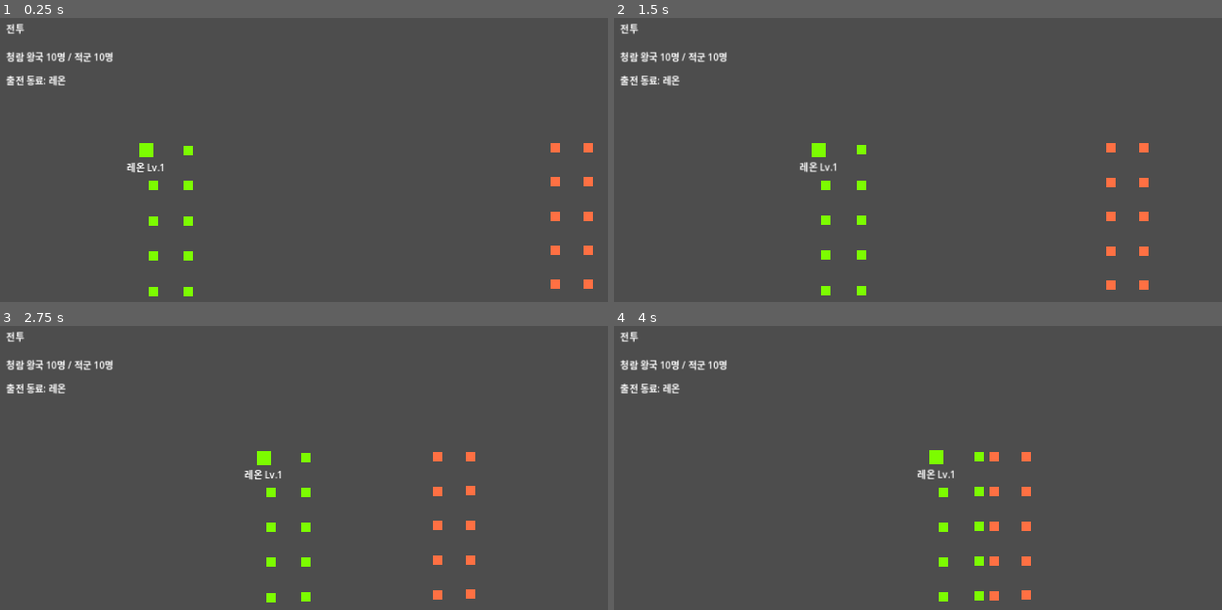
Above: before the commit, frames 1-4 (two rows, left to right).
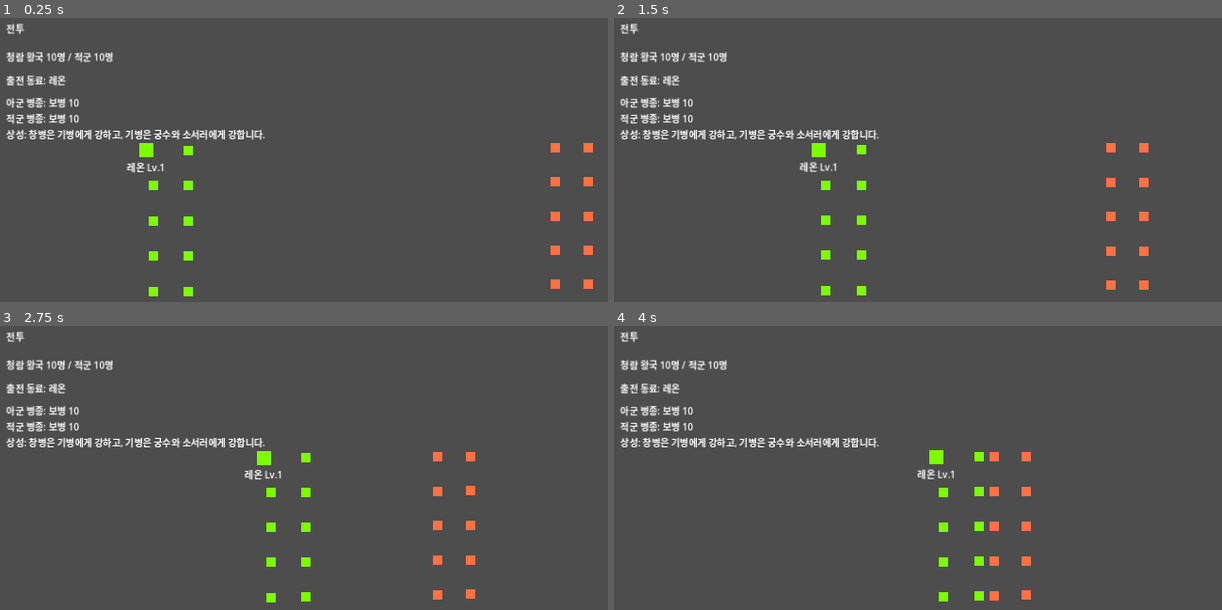
Above: after the commit, the same moments.

Repository: yogitobi31/season-of-warlords
Game: Godot game, scene res://scenes/Battle.tscn
Two runs of this game, one before a commit and one after it. Both use one fixed random seed, a clock stepped at 60 frames per second and the inputs below. This scene is started directly instead of the project's main scene.
Inputs:
- Up to frame 1 (0.25 s): no input
- Up to frame 2 (1.5 s): no input
- Up to frame 3 (2.75 s): no input
- Up to frame 4 (4 s): no input

The runs differ from the first frame. In frame 1, 1.3% of the frame differs, in the area x 0-44%, y 28-44%; in frame 2, 1.3%; in frame 3, 1.3%; in frame 4, 1.3%.

Commit message:
Expand early regions and add unit class combat foundation

Diff:
--- a/scripts/Battle.gd
+++ b/scripts/Battle.gd
@@ -1,6 +1,4 @@
 extends Node2D
-
-# 10 vs 10 자동전투를 실행하는 최소 전투 컨트롤러
 
 const UNITS_PER_TEAM: int = 10
 
@@ -9,6 +7,7 @@
 var result_label: Label
 var count_label: Label
 var companions_label: Label
+var class_info_label: Label
 var _battle_finished: bool = false
 
 func _ready() -> void:
@@ -35,6 +34,12 @@
 	companions_label.text = "출전 동료: 없음"
 	add_child(companions_label)
 
+	class_info_label = Label.new()
+	class_info_label.position = Vector2(20, 146)
+	class_info_label.size = Vector2(1240, 60)
+	class_info_label.text = "상성: 창병은 기병에게 강하고, 기병은 궁수와 소서러에게 강합니다."
+	add_child(class_info_label)
+
 func spawn_teams() -> void:
 	var joined_companions: Array = GameState.get_joined_companions()
 	var front_center_y: float = 360.0
@@ -42,6 +47,8 @@
 	var soldier_hp_bonus: float = GameState.get_soldier_hp_bonus()
 	var soldier_attack_bonus: float = GameState.get_soldier_attack_bonus()
 	var morale_bonus: float = GameState.get_army_morale_bonus()
+	var player_composition: Array[String] = GameState.get_player_composition()
+	var enemy_base_classes: Array[String] = GameState.get_region_enemy_classes(GameState.defense_region_id)
 	var companion_count: int = joined_companions.size()
 	if companion_count > UNITS_PER_TEAM:
 		companion_count = UNITS_PER_TEAM
@@ -49,6 +56,8 @@
 	for i: int in range(UNITS_PER_TEAM):
 		var p: Unit = Unit.new()
 		p.team = Unit.TEAM_PLAYER
+		var class_id: String = player_composition[i] if i < player_composition.size() else "infantry"
+		p.apply_class_stats(class_id)
 		if i < companion_count:
 			var companion: Dictionary = joined_companions[i]
 			p.is_companion = true
@@ -62,6 +71,7 @@
 		else:
 			p.max_hp += soldier_hp_bonus
 			p.attack_power += soldier_attack_bonus + morale_bonus
+		p.hp = p.max_hp
 		var lane: int = i % 5
 		var row: int = i / 5
 		var hero_offset: float = -12.0 if p.is_companion else 0.0
@@ -71,6 +81,9 @@
 
 		var e: Unit = Unit.new()
 		e.team = Unit.TEAM_ENEMY
+		var enemy_class_id: String = enemy_base_classes[i % enemy_base_classes.size()]
+		e.apply_class_stats(enemy_class_id)
+		e.hp = e.max_hp
 		var enemy_lane: int = i % 5
 		var enemy_row: int = i / 5
 		e.global_position = Vector2(1030 - enemy_row * 56, front_center_y - 125.0 + float(enemy_lane) * 58.0)
@@ -86,7 +99,6 @@
 	var level_bonus: int = level - 1
 	if level_bonus < 0:
 		level_bonus = 0
-
 	match companion_id:
 		"leon":
 			unit.max_hp += 40.0 + float(level_bonus) * 6.0
@@ -102,49 +114,53 @@
 func _process(delta: float) -> void:
 	if _battle_finished:
 		return
-
-	# 유효하지 않은 유닛 정리
 	player_units = _filter_alive(player_units)
 	enemy_units = _filter_alive(enemy_units)
 	update_battle_ui()
-
-	for unit: Unit in player_units:
+	for unit in player_units:
 		unit.tick_ai(delta, enemy_units)
-	for unit: Unit in enemy_units:
+	for unit in enemy_units:
 		unit.tick_ai(delta, player_units)
-
 	player_units = _filter_alive(player_units)
 	enemy_units = _filter_alive(enemy_units)
 	update_battle_ui()
-
 	if player_units.is_empty() or enemy_units.is_empty():
 		finish_battle(not player_units.is_empty())
 
 func update_battle_ui() -> void:
-	var player_count: int = player_units.size()
-	var enemy_count: int = enemy_units.size()
 	var player_name: String = GameState.get_faction_name(GameState.PLAYER_FACTION)
 	var enemy_name: String = "적군"
 	if GameState.defense_region_id != "":
 		enemy_name = GameState.get_faction_name(GameState.get_region_owner(GameState.defense_region_id))
-	count_label.text = "%s %d명 / %s %d명" % [player_name, player_count, enemy_name, enemy_count]
+	count_label.text = "%s %d명 / %s %d명" % [player_name, player_units.size(), enemy_name, enemy_units.size()]
+	class_info_label.text = "아군 병종: %s\n적군 병종: %s\n상성: 창병은 기병에게 강하고, 기병은 궁수와 소서러에게 강합니다." % [_format_class_counts(player_units), _format_class_counts(enemy_units)]
+
+func _format_class_counts(units: Array[Unit]) -> String:
+	var class_counts: Dictionary = {}
+	for unit in units:
+		var class_id: String = unit.unit_class
+		if not class_counts.has(class_id):
+			class_counts[class_id] = 0
+		class_counts[class_id] = int(class_counts[class_id]) + 1
+	var parts: Array[String] = []
+	for class_id in class_counts.keys():
+		var class_data: Dictionary = GameState.UNIT_CLASSES.get(class_id, {})
+		parts.append("%s %d" % [str(class_data.get("display_name", class_id)), int(class_counts[class_id])])
+	return ", ".join(parts)
 
 func _filter_alive(units: Array[Unit]) -> Array[Unit]:
 	var result: Array[Unit] = []
-	for u: Unit in units:
-		if u != null and is_instance_valid(u) and u.is_alive():
-			result.append(u)
+	for unit in units:
+		if unit != null and is_instance_valid(unit) and unit.is_alive():
+			result.append(unit)
 	return result
 
 func finish_battle(player_won: bool) -> void:
 	if _battle_finished:
 		return
 	_battle_finished = true
-
 	GameState.apply_battle_result(player_won)
 	result_label.text = GameState.last_battle_message
 	count_label.text = "전투 종료 - 월드맵으로 복귀합니다."
-
-	# 잠깐 결과를 보여준 뒤 월드맵으로 되돌아갑니다.
 	await get_tree().create_timer(1.8).timeout
 	get_tree().change_scene_to_file("res://scenes/WorldMap.tscn")
--- a/scripts/GameState.gd
+++ b/scripts/GameState.gd
@@ -47,6 +47,7 @@
 var barracks_level: int = 1
 var training_ground_level: int = 0
 var lodging_level: int = 0
+var unlocked_unit_classes: Array[String] = ["infantry"]
 
 # 기본 성채 데이터 (MVP)
 var fortress_data: Dictionary = {
@@ -65,6 +66,16 @@
 var defense_region_id: String = ""
 var last_battle_result: String = ""
 var last_battle_message: String = ""
+
+const UNIT_CLASSES: Dictionary = {
+	"infantry": {"display_name": "보병", "max_hp": 100.0, "attack": 12.0, "move_speed": 80.0, "attack_range": 26.0, "role": "균형형 전열", "strengths": "특화 없음", "weaknesses": "전문화된 상성 대응 부족"},
+	"spearman": {"display_name": "창병", "max_hp": 92.0, "attack": 12.5, "move_speed": 82.0, "attack_range": 28.0, "role": "대기병 대응", "strengths": "기병에게 강함", "weaknesses": "방패보병 상대로 장기전 약세"},
+	"shieldbearer": {"display_name": "방패보병", "max_hp": 128.0, "attack": 9.5, "move_speed": 68.0, "attack_range": 24.0, "role": "탱커", "strengths": "궁수 피해 감소", "weaknesses": "마법에 취약"},
+	"cavalry": {"display_name": "기병", "max_hp": 104.0, "attack": 13.5, "move_speed": 112.0, "attack_range": 24.0, "role": "돌격", "strengths": "궁수/소서러 견제", "weaknesses": "창병에게 취약"},
+	"archer": {"display_name": "궁수", "max_hp": 78.0, "attack": 11.5, "move_speed": 78.0, "attack_range": 120.0, "role": "원거리 화력", "strengths": "안전한 견제", "weaknesses": "기병에게 취약"},
+	"cleric": {"display_name": "성직자", "max_hp": 86.0, "attack": 7.0, "move_speed": 76.0, "attack_range": 72.0, "role": "지원", "strengths": "사기/회복 지원", "weaknesses": "화력 부족"},
+	"sorcerer": {"display_name": "소서러", "max_hp": 74.0, "attack": 15.0, "move_speed": 74.0, "attack_range": 96.0, "role": "마법 화력", "strengths": "방패보병/밀집대형 대응", "weaknesses": "기병에게 취약"}
+}
 
 func _ready() -> void:
 	initialize_regions()
@@ -87,6 +98,7 @@
 	barracks_level = 1
 	training_ground_level = 0
 	lodging_level = 0
+	unlocked_unit_classes = ["infantry"]
 
 func initialize_companions() -> void:
 	companions = {
@@ -217,6 +229,61 @@
 	attack_region_id = ""
 	defense_region_id = ""
 
+
+func is_unit_class_unlocked(class_id: String) -> bool:
+	return unlocked_unit_classes.has(class_id)
+
+func unlock_unit_class(class_id: String) -> bool:
+	if not UNIT_CLASSES.has(class_id):
+		return false
+	if unlocked_unit_classes.has(class_id):
+		return false
+	unlocked_unit_classes.append(class_id)
+	return true
+
+func get_player_composition() -> Array[String]:
+	var composition: Array[String] = []
+	for i: int in range(6):
+		composition.append("infantry")
+	if is_unit_class_unlocked("spearman"):
+		composition.append("spearman")
+		composition.append("spearman")
+	if is_unit_class_unlocked("shieldbearer"):
+		composition.append("shieldbearer")
+		composition.append("shieldbearer")
+	while composition.size() < 10:
+		composition.append("infantry")
+	if composition.size() > 10:
+		var trimmed: Array[String] = []
+		for i: int in range(10):
+			trimmed.append(composition[i])
+		composition = trimmed
+	return composition
+
+func get_region_enemy_classes(region_id: String) -> Array[String]:
+	var fallback: Array[String] = ["infantry"]
+	if not regions.has(region_id):
+		return fallback
+	var region_data: Dictionary = regions[region_id]
+	if region_data.has("expected_enemy_classes"):
+		var classes: Array[String] = []
+		for class_variant: Variant in region_data.get("expected_enemy_classes", []):
+			classes.append(str(class_variant))
+		if not classes.is_empty():
+			return classes
+	var encounter_type: String = str(region_data.get("encounter_type", ""))
+	match encounter_type:
+		"bandit":
+			return ["infantry", "infantry"]
+		"beast":
+			return ["cavalry", "infantry"]
+		"crimson_scout":
+			return ["infantry", "archer"]
+		"fortress":
+			return ["infantry", "shieldbearer", "archer"]
+		_:
+			return fallback
+
 func get_region_owner(region_id: String) -> int:
 	return ownership.get(region_id, -1)
 
@@ -345,6 +412,11 @@
 		queue_story_event_by_region(defense_region_id)
 		if has_pending_story_event():
 			messages.append("새로운 동료 이벤트가 발생했습니다.")
+		var unlocked_messages: Array[String] = []
+		var unlock_class_id: String = str(regions[defense_region_id].get("unlock_class", ""))
+		if unlock_class_id != "" and unlock_unit_class(unlock_class_id):
+			var class_data: Dictionary = UNIT_CLASSES.get(unlock_class_id, {})
+			unlocked_messages.append("신규 병종 해금: %s" % str(class_data.get("display_name", unlock_class_id)))
 		var reward_text: String = "보상: Gold %d / 재료 %d / 명성 %d / 동료 EXP %d" % [
 			int(rewards.get("gold", 0)),
 			int(rewards.get("materials", 0)),
@@ -352,6 +424,7 @@
 			int(rewards.get("companion_exp", COMPANION_EXP_PER_WIN))
 		]
 		messages.append(reward_text)
+		messages.append_array(unlocked_messages)
 		messages.append_array(grant_companion_exp_on_victory(int(rewards.get("companion_exp", COMPANION_EXP_PER_WIN))))
 		last_battle_message = "\n".join(messages)
 	else:
--- a/scripts/RegionData.gd
+++ b/scripts/RegionData.gd
@@ -1,28 +1,23 @@
 extends RefCounted
 class_name RegionData
 
-# MVP용 고정 지역 데이터입니다.
-# id: 고유 식별자
-# name: 표시 이름
-# owner: 초기 소유 세력
-# pos: 월드맵에서의 표시 좌표
-# adjacent: 인접 지역 목록
-#
-# 세계관 기준:
-# - 삼국지 지명이 아니라 중세 판타지 변경 영지/성채/항구/산맥 분위기를 사용합니다.
-# - 삼국지3는 세력 운영 참고작이고, 실제 컨셉 비중은 퍼스트퀸4식 실시간 부대 전투에 더 가깝습니다.
-
 static func get_regions() -> Dictionary:
 	return {
-		"r1": {"name": "청람 성채", "owner": 0, "pos": Vector2(220, 180), "adjacent": ["r2", "r4"], "danger": "낮음", "recommended": "기본 병력", "reward": {"gold": 40, "materials": 10, "renown": 0, "companion_exp": 20}},
-		"r2": {"name": "북부 감시요새", "owner": 1, "pos": Vector2(460, 160), "adjacent": ["r1", "r3", "r5", "s1"], "danger": "보통", "recommended": "병영 Lv.2", "reward": {"gold": 90, "materials": 25, "renown": 8, "companion_exp": 35}},
-		"r3": {"name": "서리숲 관문", "owner": 1, "pos": Vector2(730, 210), "adjacent": ["r2", "r6", "s3"], "danger": "높음", "recommended": "훈련장 Lv.2", "reward": {"gold": 100, "materials": 30, "renown": 12, "companion_exp": 40}},
-		"r4": {"name": "서부 협곡로", "owner": 0, "pos": Vector2(290, 410), "adjacent": ["r1", "r5", "r7", "s2"], "danger": "보통", "recommended": "병영 Lv.2", "reward": {"gold": 70, "materials": 20, "renown": 4, "companion_exp": 30}},
-		"r5": {"name": "중앙 평원", "owner": 2, "pos": Vector2(560, 390), "adjacent": ["r2", "r4", "r6", "r8"], "danger": "높음", "recommended": "병영 Lv.2 + 훈련장 Lv.2", "reward": {"gold": 120, "materials": 35, "renown": 10, "companion_exp": 45}},
-		"r6": {"name": "남해 항구", "owner": 2, "pos": Vector2(860, 390), "adjacent": ["r3", "r5"], "danger": "높음", "recommended": "훈련장 Lv.2", "reward": {"gold": 110, "materials": 28, "renown": 9, "companion_exp": 42}},
-		"r7": {"name": "고대 유적지", "owner": 0, "pos": Vector2(240, 610), "adjacent": ["r4", "r8"], "danger": "보통", "recommended": "숙소 Lv.1", "reward": {"gold": 80, "materials": 18, "renown": 5, "companion_exp": 30}},
-		"r8": {"name": "녹림 산맥", "owner": 2, "pos": Vector2(540, 610), "adjacent": ["r5", "r7"], "danger": "높음", "recommended": "병영 Lv.2 + 숙소 Lv.2", "reward": {"gold": 130, "materials": 40, "renown": 13, "companion_exp": 48}},
-		"s1": {"name": "버려진 광산", "owner": 1, "pos": Vector2(430, 40), "adjacent": ["r2"], "danger": "낮음", "recommended": "기본 병력", "reward": {"gold": 30, "materials": 55, "renown": 2, "companion_exp": 20}},
-		"s2": {"name": "난민 수레길", "owner": 2, "pos": Vector2(120, 470), "adjacent": ["r4"], "danger": "낮음", "recommended": "숙소 Lv.1", "reward": {"gold": 35, "materials": 12, "renown": 18, "companion_exp": 22}},
-		"s3": {"name": "늑대 숲", "owner": 2, "pos": Vector2(930, 220), "adjacent": ["r3"], "danger": "보통", "recommended": "훈련장 Lv.1", "reward": {"gold": 85, "materials": 16, "renown": 6, "companion_exp": 34}}
+		"r1": {"name": "청람 성채", "owner": 0, "pos": Vector2(220, 180), "adjacent": ["t1", "t2", "t3", "t4", "t5", "r2", "r4"], "danger": "낮음", "recommended": "기본 병력", "encounter_type": "castle", "expected_enemy_classes": ["infantry"], "reward_preview": "거점 정비", "reward": {"gold": 40, "materials": 10, "renown": 0, "companion_exp": 20}},
+		"t1": {"name": "낡은 훈련장", "owner": 1, "pos": Vector2(335, 120), "adjacent": ["r1", "t2", "t6"], "danger": "매우 낮음", "recommended": "기본 병력 / 훈련", "encounter_type": "training", "expected_enemy_classes": ["infantry"], "reward_preview": "소량 Gold + 동료 EXP, 창병 해금", "unlock_class": "spearman", "reward": {"gold": 35, "materials": 8, "renown": 1, "companion_exp": 24}},
+		"t2": {"name": "버려진 농가", "owner": 2, "pos": Vector2(360, 235), "adjacent": ["r1", "t1", "t4", "r2"], "danger": "낮음", "recommended": "기본 병력", "encounter_type": "bandit", "expected_enemy_classes": ["infantry"], "reward_preview": "Gold + 보급", "reward": {"gold": 45, "materials": 10, "renown": 2, "companion_exp": 22}},
+		"t3": {"name": "무너진 초소", "owner": 1, "pos": Vector2(250, 70), "adjacent": ["r1", "t1", "r2"], "danger": "낮음", "recommended": "기본 병력 + 전열 유지", "encounter_type": "frontier", "expected_enemy_classes": ["infantry", "archer"], "reward_preview": "재료 + 방패보병 해금", "unlock_class": "shieldbearer", "reward": {"gold": 30, "materials": 28, "renown": 2, "companion_exp": 20}},
+		"t4": {"name": "들개 숲길", "owner": 2, "pos": Vector2(245, 275), "adjacent": ["r1", "t2", "t5", "r4"], "danger": "낮음", "recommended": "훈련장 Lv.1", "encounter_type": "beast", "expected_enemy_classes": ["cavalry", "infantry"], "reward_preview": "보급 + 경험치", "reward": {"gold": 28, "materials": 12, "renown": 2, "companion_exp": 28}},
+		"t5": {"name": "난민 야영지", "owner": 0, "pos": Vector2(145, 300), "adjacent": ["r1", "t4", "r4"], "danger": "이벤트", "recommended": "보급 여유 확보", "encounter_type": "quest", "expected_enemy_classes": ["infantry"], "reward_preview": "명성 + 후속 클레릭 단서", "reward": {"gold": 18, "materials": 8, "renown": 10, "companion_exp": 16}},
+		"t6": {"name": "붉은 깃발 정찰대", "owner": 1, "pos": Vector2(420, 105), "adjacent": ["t1", "r2"], "danger": "보통", "recommended": "창병/방패보병 1개 이상", "encounter_type": "crimson_scout", "expected_enemy_classes": ["infantry", "archer"], "reward_preview": "Gold + 재료 + 명성", "reward": {"gold": 62, "materials": 20, "renown": 6, "companion_exp": 30}},
+		"r2": {"name": "북부 감시요새", "owner": 1, "pos": Vector2(460, 160), "adjacent": ["r1", "t2", "t3", "t6", "r3", "r5", "s1"], "danger": "보통", "recommended": "병영 Lv.2 / 방패보병 준비", "encounter_type": "fortress", "expected_enemy_classes": ["infantry", "shieldbearer", "archer"], "reward_preview": "가론 합류 이벤트", "reward": {"gold": 90, "materials": 25, "renown": 8, "companion_exp": 35}},
+		"r3": {"name": "서리숲 관문", "owner": 1, "pos": Vector2(730, 210), "adjacent": ["r2", "r6", "s3"], "danger": "높음", "recommended": "훈련장 Lv.2", "encounter_type": "frontier", "expected_enemy_classes": ["archer", "infantry"], "reward": {"gold": 100, "materials": 30, "renown": 12, "companion_exp": 40}},
+		"r4": {"name": "서부 협곡로", "owner": 0, "pos": Vector2(290, 410), "adjacent": ["r1", "t4", "t5", "r5", "r7", "s2"], "danger": "보통", "recommended": "병영 Lv.2", "encounter_type": "frontier", "expected_enemy_classes": ["infantry"], "reward": {"gold": 70, "materials": 20, "renown": 4, "companion_exp": 30}},
+		"r5": {"name": "중앙 평원", "owner": 2, "pos": Vector2(560, 390), "adjacent": ["r2", "r4", "r6", "r8"], "danger": "높음", "recommended": "병영 Lv.2 + 훈련장 Lv.2", "encounter_type": "field", "expected_enemy_classes": ["infantry", "cavalry"], "reward": {"gold": 120, "materials": 35, "renown": 10, "companion_exp": 45}},
+		"r6": {"name": "남해 항구", "owner": 2, "pos": Vector2(860, 390), "adjacent": ["r3", "r5"], "danger": "높음", "recommended": "훈련장 Lv.2", "encounter_type": "coast", "expected_enemy_classes": ["infantry", "archer"], "reward": {"gold": 110, "materials": 28, "renown": 9, "companion_exp": 42}},
+		"r7": {"name": "고대 유적지", "owner": 0, "pos": Vector2(240, 610), "adjacent": ["r4", "r8"], "danger": "보통", "recommended": "숙소 Lv.1", "encounter_type": "ruin", "expected_enemy_classes": ["infantry", "sorcerer"], "reward": {"gold": 80, "materials": 18, "renown": 5, "companion_exp": 30}},
+		"r8": {"name": "녹림 산맥", "owner": 2, "pos": Vector2(540, 610), "adjacent": ["r5", "r7"], "danger": "높음", "recommended": "병영 Lv.2 + 숙소 Lv.2", "encounter_type": "mountain", "expected_enemy_classes": ["infantry", "archer", "cavalry"], "reward": {"gold": 130, "materials": 40, "renown": 13, "companion_exp": 48}},
+		"s1": {"name": "버려진 광산", "owner": 1, "pos": Vector2(430, 40), "adjacent": ["r2"], "danger": "낮음", "recommended": "기본 병력", "encounter_type": "bandit", "expected_enemy_classes": ["infantry"], "reward": {"gold": 30, "materials": 55, "renown": 2, "companion_exp": 20}},
+		"s2": {"name": "난민 수레길", "owner": 2, "pos": Vector2(120, 470), "adjacent": ["r4"], "danger": "낮음", "recommended": "숙소 Lv.1", "encounter_type": "quest", "expected_enemy_classes": ["infantry"], "reward": {"gold": 35, "materials": 12, "renown": 18, "companion_exp": 22}},
+		"s3": {"name": "늑대 숲", "owner": 2, "pos": Vector2(930, 220), "adjacent": ["r3"], "danger": "보통", "recommended": "훈련장 Lv.1", "encounter_type": "beast", "expected_enemy_classes": ["cavalry", "infantry"], "reward": {"gold": 85, "materials": 16, "renown": 6, "companion_exp": 34}}
 	}
--- a/scripts/Unit.gd
+++ b/scripts/Unit.gd
@@ -1,11 +1,9 @@
 extends Node2D
 class_name Unit
 
-# 팀 구분 상수
 const TEAM_PLAYER: int = 0
 const TEAM_ENEMY: int = 1
 
-# 유닛 기본 능력치
 @export var max_hp: float = 100.0
 @export var attack_power: float = 12.0
 @export var move_speed: float = 80.0
@@ -16,6 +14,7 @@
 var unit_name: String = ""
 var is_companion: bool = false
 var level: int = 1
+var unit_class: String = "infantry"
 
 var hp: float
 var _cooldown_timer: float = 0.0
@@ -41,6 +40,14 @@
 		name_label.text = "%s Lv.%d" % [unit_name, level]
 		add_child(name_label)
 
+func apply_class_stats(class_id: String) -> void:
+	unit_class = class_id
+	var class_data: Dictionary = GameState.UNIT_CLASSES.get(class_id, GameState.UNIT_CLASSES["infantry"])
+	max_hp = float(class_data.get("max_hp", max_hp))
+	attack_power = float(class_data.get("attack", attack_power))
+	move_speed = float(class_data.get("move_speed", move_speed))
+	attack_range = float(class_data.get("attack_range", attack_range))
+
 func is_alive() -> bool:
 	return hp > 0.0
 
@@ -62,11 +69,25 @@
 	var dist: float = global_position.distance_to(target.global_position)
 	if dist <= attack_range:
 		if _cooldown_timer <= 0.0:
-			target.take_damage(attack_power)
+			var multiplier: float = get_damage_multiplier(unit_class, target.unit_class)
+			target.take_damage(attack_power * multiplier)
 			_cooldown_timer = attack_cooldown
 	else:
 		var dir: Vector2 = (target.global_position - global_position).normalized()
 		global_position += dir * move_speed * delta
+
+func get_damage_multiplier(attacker_class: String, defender_class: String) -> float:
+	if attacker_class == "spearman" and defender_class == "cavalry":
+		return 1.35
+	if attacker_class == "cavalry" and (defender_class == "archer" or defender_class == "sorcerer"):
+		return 1.35
+	if attacker_class == "sorcerer" and defender_class == "shieldbearer":
+		return 1.35
+	if attacker_class == "archer" and defender_class == "shieldbearer":
+		return 0.75
+	if attacker_class == "cavalry" and defender_class == "spearman":
+		return 0.75
+	return 1.0
 
 func _find_nearest_enemy(enemies: Array[Unit]) -> Unit:
 	var nearest: Unit = null
--- a/scripts/WorldMap.gd
+++ b/scripts/WorldMap.gd
@@ -257,7 +257,10 @@
 	var region_data: Dictionary = GameState.regions.get(region_id, {})
 	var danger_text: String = str(region_data.get("danger", "보통"))
 	var recommended_text: String = str(region_data.get("recommended", "기본 병력"))
-	var select_hint: String = "위험도: %s / 권장 준비: %s" % [danger_text, recommended_text]
+	var encounter_type: String = str(region_data.get("encounter_type", "미상"))
+	var reward_preview: String = str(region_data.get("reward_preview", _format_reward_preview(region_data)))
+	var enemy_class_preview: String = _format_expected_enemy_classes(region_data)
+	var select_hint: String = "위험도: %s / 권장 준비: %s\n조우 유형: %s / 보상: %s\n예상 병종: %s" % [danger_text, recommended_text, encounter_type, reward_preview, enemy_class_preview]
 
 	if GameState.selected_region_id == "":
 		if region_owner != GameState.PLAYER_FACTION:
@@ -303,6 +306,21 @@
 	return GameState.get_region_owner(region_id) != GameState.PLAYER_FACTION
 
 
+
+func _format_reward_preview(region_data: Dictionary) -> String:
+	var reward_data: Dictionary = region_data.get("reward", {})
+	return "Gold %d / 재료 %d / 명성 %d / 동료EXP %d" % [int(reward_data.get("gold", 0)), int(reward_data.get("materials", 0)), int(reward_data.get("renown", 0)), int(reward_data.get("companion_exp", 0))]
+
+func _format_expected_enemy_classes(region_data: Dictionary) -> String:
+	var names: Array[String] = []
+	for class_variant: Variant in region_data.get("expected_enemy_classes", []):
+		var class_id: String = str(class_variant)
+		var class_data: Dictionary = GameState.UNIT_CLASSES.get(class_id, {})
+		names.append(str(class_data.get("display_name", class_id)))
+	if names.is_empty():
+		return "정보 없음"
+	return ", ".join(names)
+
 func _on_return_button_pressed() -> void:
 	GameState.clear_selection()
 	get_tree().change_scene_to_file("res://scenes/CastleHub.tscn")
